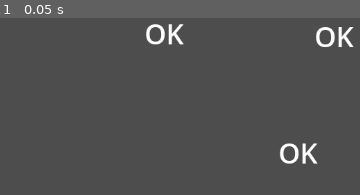
Above: before the commit, frame 1.
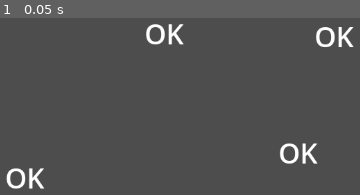
Above: after the commit, the same moment.

Repository: dao1701/base-game-godot
Game: Godot game, scene res://loader.tscn
The game is run twice, just before and just after one commit, with the same random seed, the same clock (stepped at 60 frames per second) and the same inputs.
Inputs:
- Up to frame 1 (0.05 s): no input

The runs differ from the first frame. In frame 1, 0.6% of the frame differs, in the area x 1-13%, y 84-97%.
Error in both runs: Invalid cast: could not convert value to 'String'. (res://loader.tscn::GDScript_tjhs5:61)

Commit message:
4 ok

Diff:
--- a/src/main.tscn
+++ b/src/main.tscn
@@ -55,3 +55,20 @@
 label_settings = SubResource("LabelSettings_0ga73")
 horizontal_alignment = 1
 vertical_alignment = 1
+
+[node name="Label4" type="Label" parent="."]
+anchors_preset = 8
+anchor_left = 0.5
+anchor_top = 0.5
+anchor_right = 0.5
+anchor_bottom = 0.5
+offset_left = -458.0
+offset_top = 9.0
+offset_right = -330.0
+offset_bottom = 64.0
+grow_horizontal = 2
+grow_vertical = 2
+text = "OK"
+label_settings = SubResource("LabelSettings_0ga73")
+horizontal_alignment = 1
+vertical_alignment = 1
Not shown, changed: patch.pck
